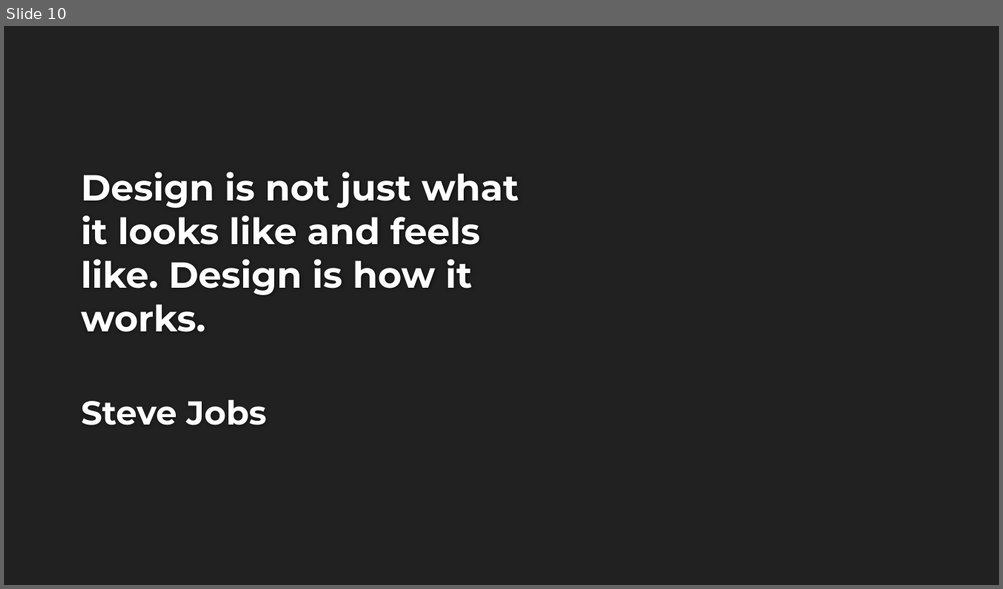
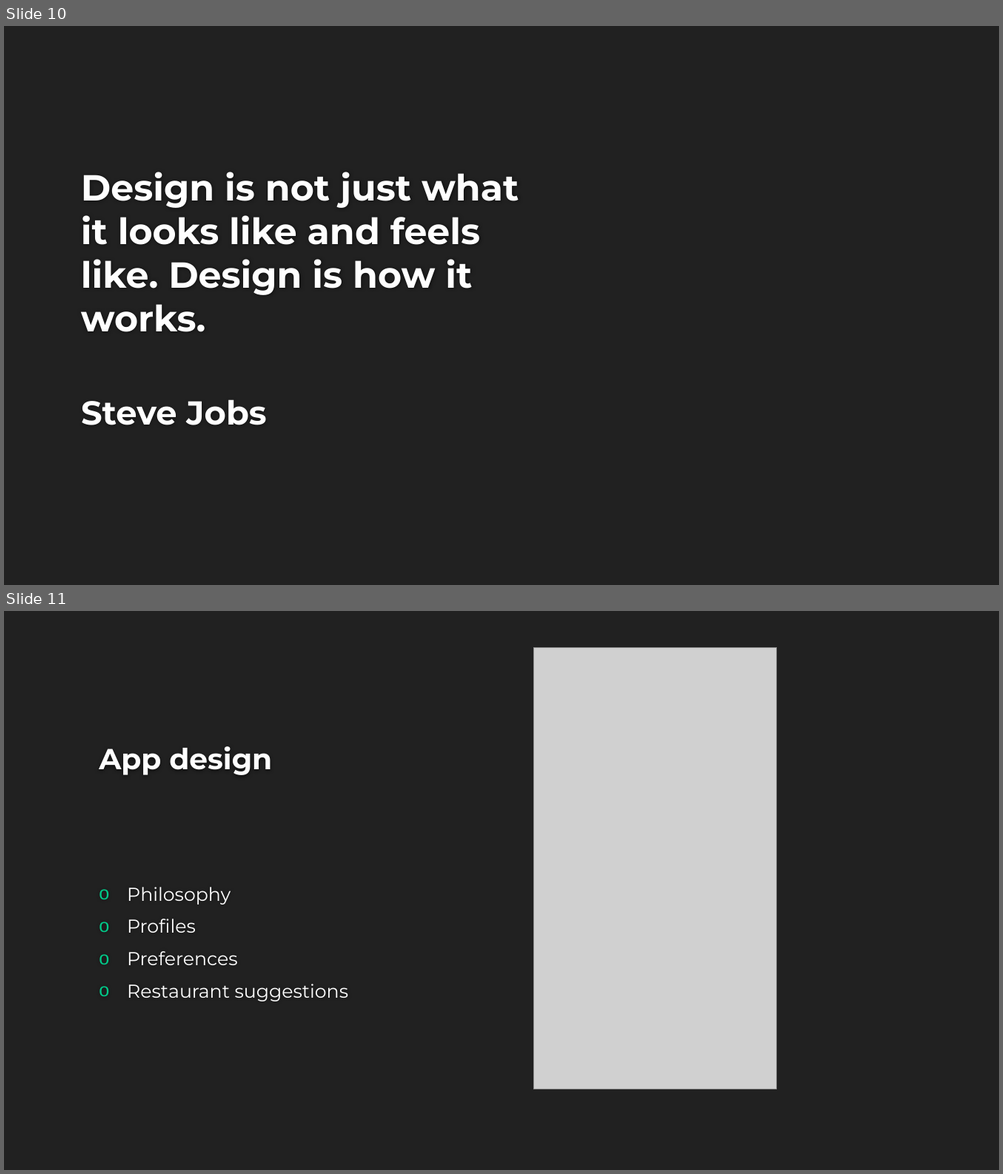
Before and after one commit to nathanshiaulam/cos333, a slide deck: Noms.pptx. Shown one above the other, each under a label of ours: slide 10 before the commit, slides 10 and 11 after it. The pictures are 1003x589 and 1003x1174 pixels, drawn with LibreOffice and Linux fonts; fonts in the diff are those of the drawing; grey boxes stand for pictures; background and template pictures are left out. Boxes give left, top, right and bottom in pixels: in the first picture for what was removed or moved away, otherwise in the second. Text is boxed around its words. In the diff, an @@ line names an element or a change of style, - is before the commit and + after.

```diff
--- a/Noms.pptx
+++ b/Noms.pptx
@@ slide 11 added at [4, 611, 999, 1170], background #212121 @@
@@ picture added at [534, 647, 777, 1089] @@
@@ title added at [99, 746, 272, 775], 28 pt, text #FEFEFE, bold @@
+App design
@@ text added at [127, 887, 349, 1002], 18 pt, text #FFFFFF @@
+o Philosophy
+o Profiles
+o Preferences
+o Restaurant suggestions
```
Also in this commit, not shown: 3 slides changed, 3 other slides added, 3 slides removed.
